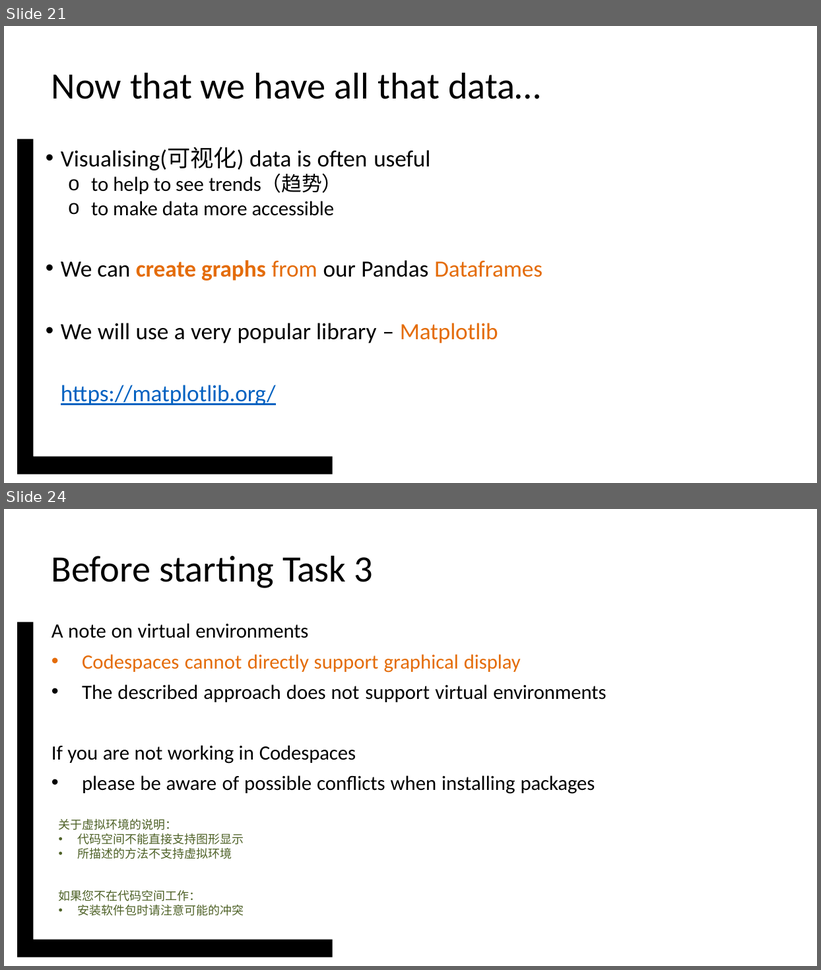
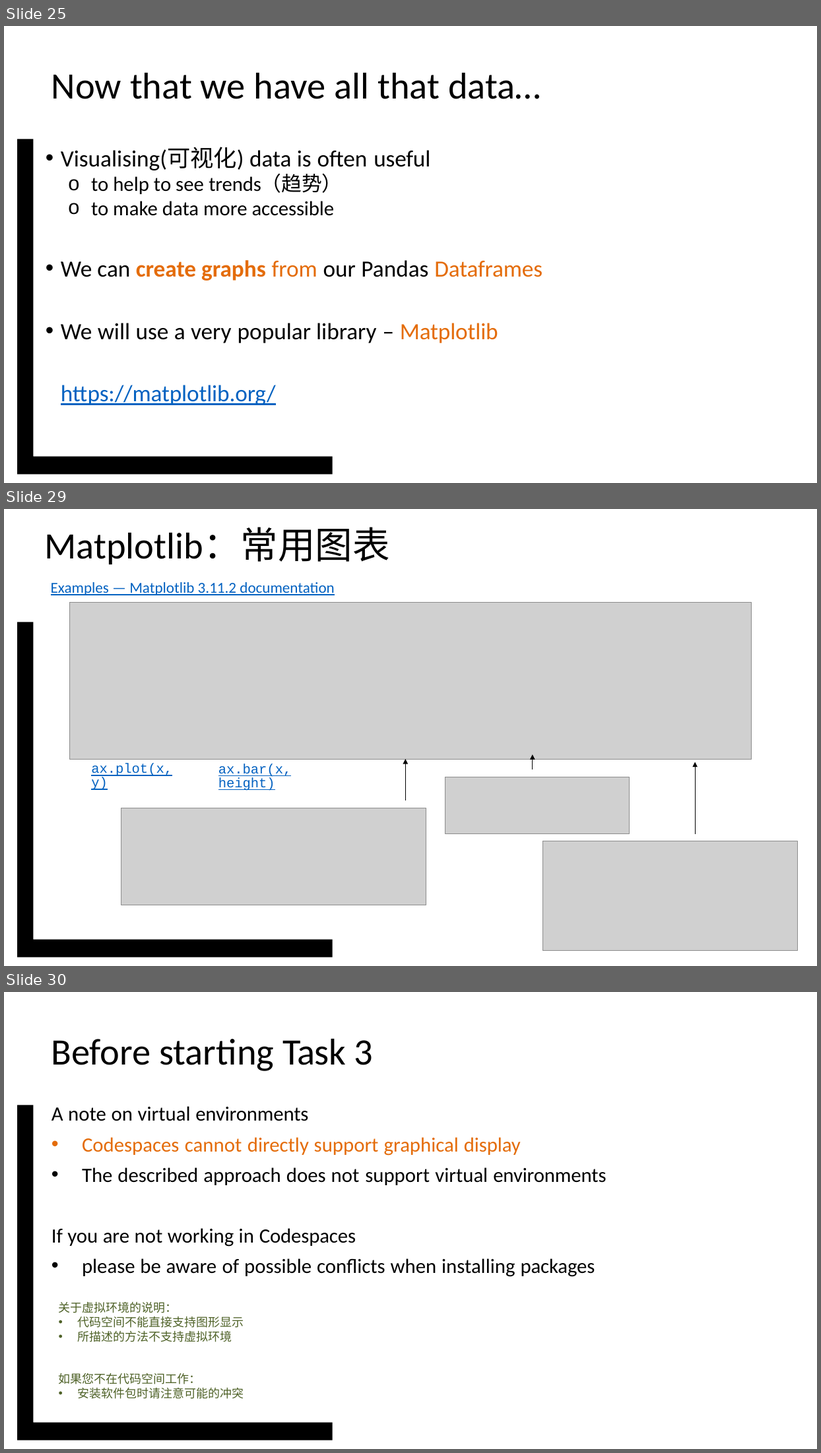
Before and after one commit to vcboy1/Leeds, a slide deck: 26fall/1850/Note/w1.8_s1.pptx. Shown one above the other, each under a label of ours: slides 21 and 24 before the commit, slides 25, 29 and 30 after it; the slides between them are not shown. The pictures are 821x970 and 821x1453 pixels, drawn with LibreOffice and Linux fonts; fonts in the diff are those of the drawing; grey boxes stand for pictures; background and template pictures are left out. Boxes give left, top, right and bottom in pixels: in the first picture for what was removed or moved away, otherwise in the second. Text is boxed around its words. In the diff, an @@ line names an element or a change of style, - is before the commit and + after.

```diff
--- a/26fall/1850/Note/w1.8_s1.pptx
+++ b/26fall/1850/Note/w1.8_s1.pptx
@@ slide 29 added at <box>4,509,817,966</box>, background #FFFFFF; not listed: 1 template element that a slide beside it also shows @@
@@ title added at <box>45,527,390,564</box>, 44 pt, text #000000 @@
+Matplotlib：常用图表
@@ text added at <box>51,582,334,595</box>, 18 pt, text #0462C1, underline @@
+Examples — Matplotlib 3.11.2 documentation
@@ picture added at <box>69,602,752,759</box> @@
@@ text added at <box>91,764,172,790</box>, 16 pt, text #0462C1, underline @@
+ax.plot(x, y)
@@ text added at <box>218,764,292,791</box>, 16 pt, text #0462C1, underline @@
+ax.bar(x, height)
@@ arrow added from (405, 801) to (405, 759), #000000 0.75 pt @@
@@ arrow added from (533, 770) to (533, 755), #000000 0.75 pt @@
@@ arrow added from (695, 834) to (695, 762), #000000 0.75 pt @@
@@ picture added at <box>445,778,629,834</box> @@
@@ picture added at <box>121,809,426,906</box> @@
@@ picture added at <box>543,842,797,951</box> @@
@@ what was slide 21 is now slide 25 @@
@@ what was slide 24 is now slide 30 @@
```
Also in this commit, not shown: 2 slides changed, 6 other slides added, 1 slide removed, 1 other file.
